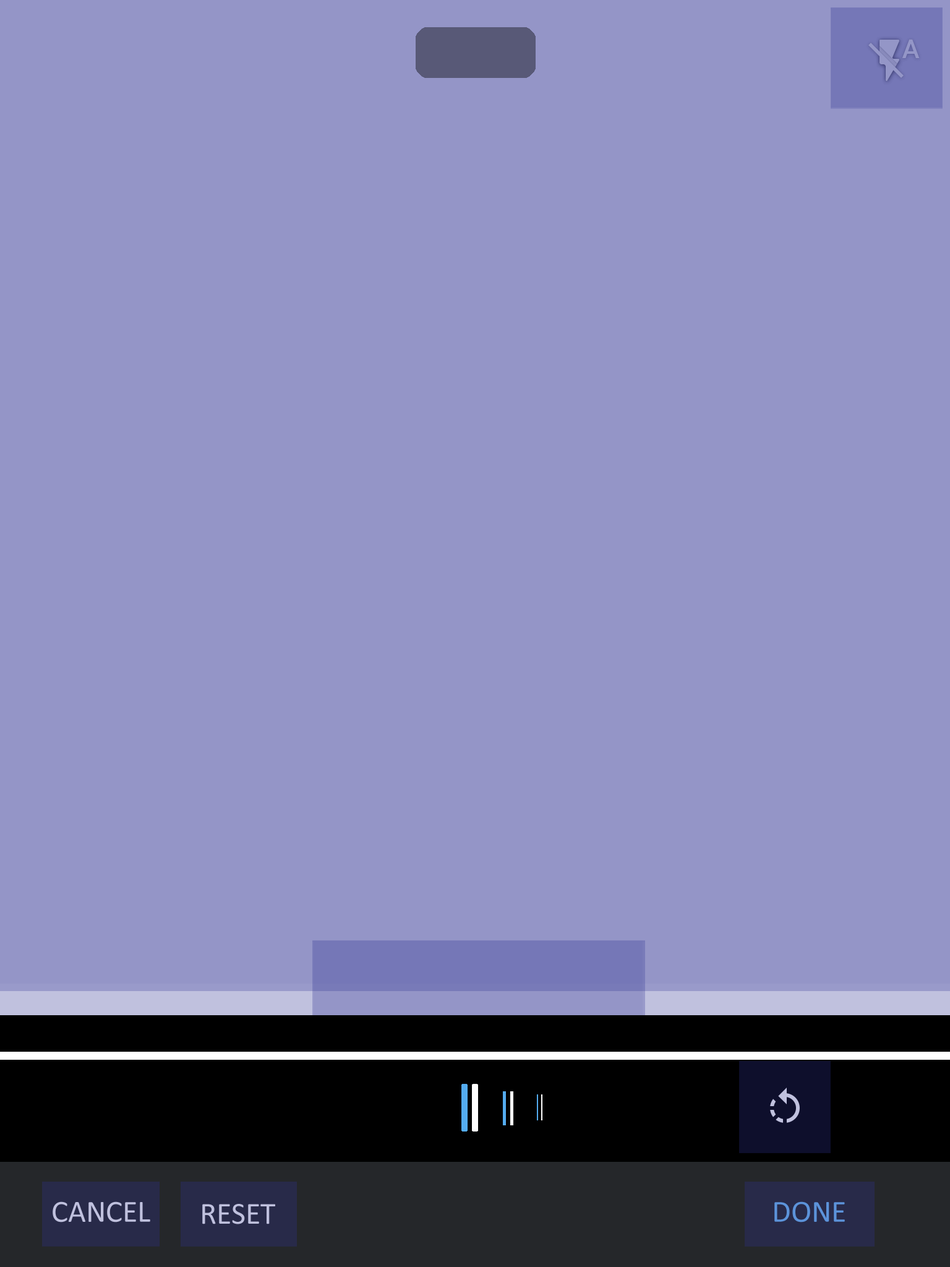
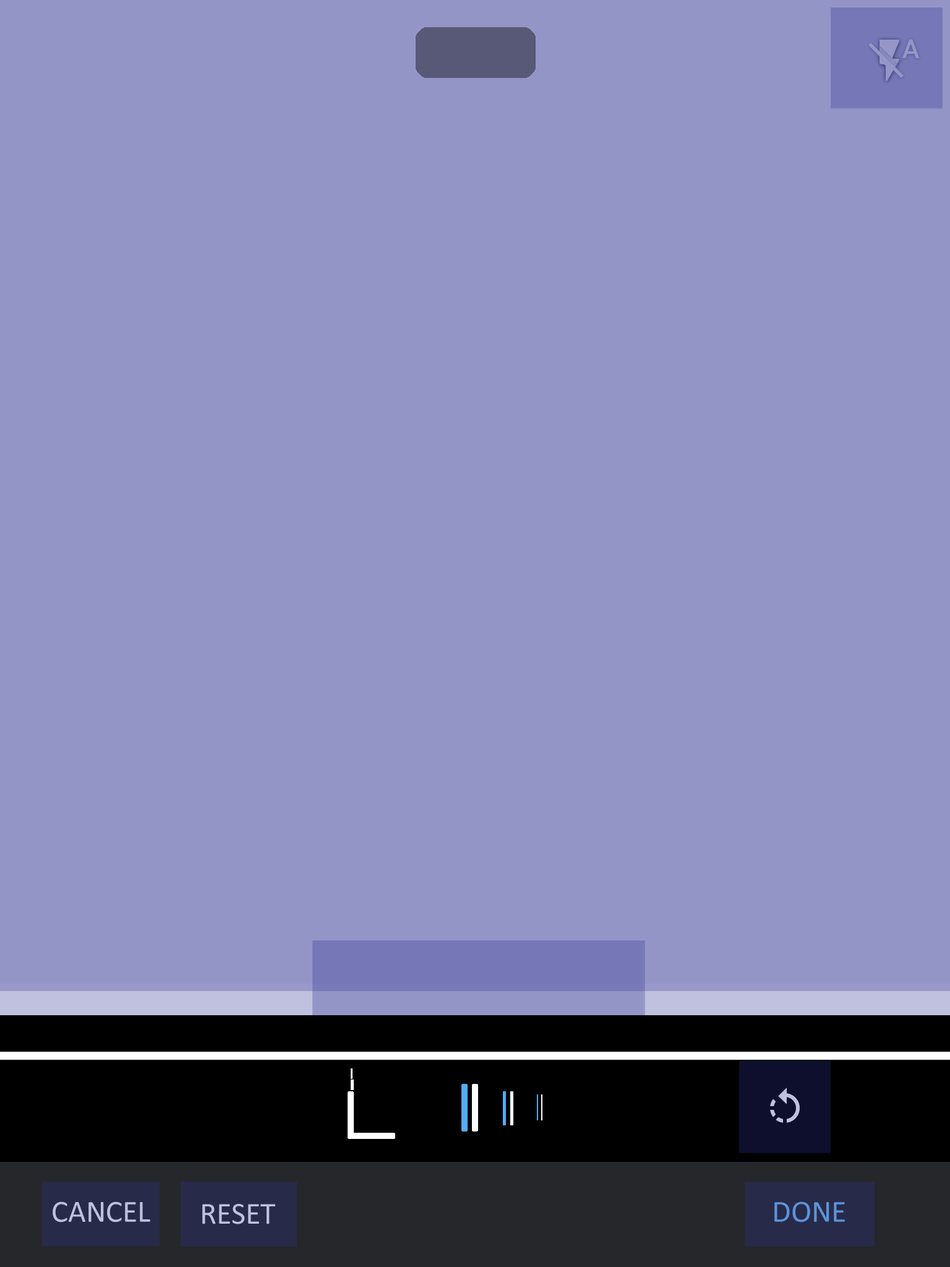
Layered file, before and after one edit (950×1267). Changes by layer:
added group "cropper-tool" with 5 layers in group "cropper" over [347, 1068, 396, 1139]
added group "raster" (1st of 2, in "@R3.SCENE" › "@content" › "user-panel" › "cropper" › "cropper-tool") with 4 layers in group "cropper-tool" over [347, 1068, 396, 1139]
added layer "slim-line" in group "raster" over [350, 1068, 353, 1079]
added layer "fat-line" in group "raster" over [350, 1079, 354, 1090]
added layer "L" (1st of 2, in "@R3.SCENE" › "@content" › "user-panel" › "cropper" › "cropper-tool" › "raster") in group "raster" over [347, 1091, 396, 1139]
